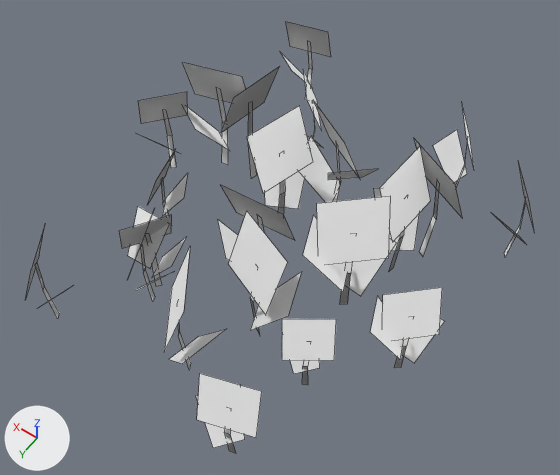
A saved change to the Blender file Augotchi/Kevins stuff/Decorations/FlowerPatch.blend.
Camera for both pictures: a camera (50 mm lens) standing at (-8.49, 10.93, 20.14) and looking at (-0.08, -0.84, 1.63). The lights are fixed; the arrows at lower left show +X, +Y and +Z. Mesh edges are drawn as thin lines.

The first picture shows 'Flower'.
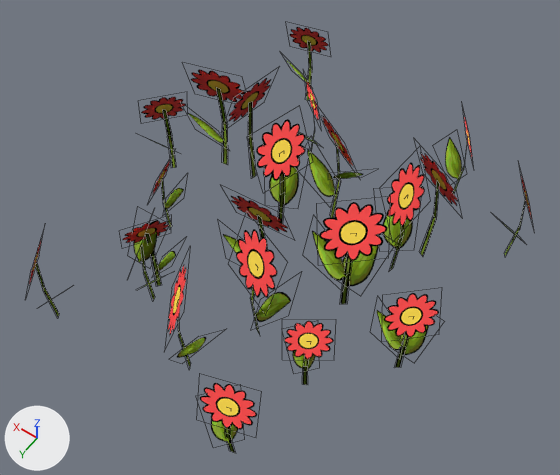
Changed parts and their boxes (x1, y1, x2, y2) in the pictures (560 x 475 px):
'Flower', surface changed (white to red)
    both: (28, 22, 533, 453)

Patch to the scene script:
```diff
--- a/Augotchi/Kevins stuff/Decorations/FlowerPatch.blend.py
+++ b/Augotchi/Kevins stuff/Decorations/FlowerPatch.blend.py
@@ img_flower_text_png @@
+img_flower_text_png = load_image('Flower_Text.png', 'Flower_Text.png', 512, 512, 'sRGB')
@@ mat_material_001 @@
 n0 = _N.new('ShaderNodeOutputMaterial'); n0.name = 'Material Output'
+n2 = _N.new('ShaderNodeMixShader'); n2.name = 'Mix Shader'
 n1 = _N.new('ShaderNodeBsdfDiffuse'); n1.name = 'Diffuse BSDF'
-_L.new(n1.outputs[0], n0.inputs[0])  # 'BSDF' to 'Surface'
+n3 = _N.new('ShaderNodeBsdfTransparent'); n3.name = 'Transparent BSDF'
+n4 = _N.new('ShaderNodeTexImage'); n4.name = 'Image Texture'
+n4.image = img_flower_text_png
+_L.new(n4.outputs[0], n1.inputs[0])  # 'Color' to 'Color'
+_L.new(n2.outputs[0], n0.inputs[0])  # 'Shader' to 'Surface'
+_L.new(n1.outputs[0], n2.inputs[2])  # 'BSDF' to 'Shader'
+_L.new(n3.outputs[0], n2.inputs[1])  # 'BSDF' to 'Shader'
+_L.new(n4.outputs[1], n2.inputs[0])  # 'Alpha' to 'Factor'
```
